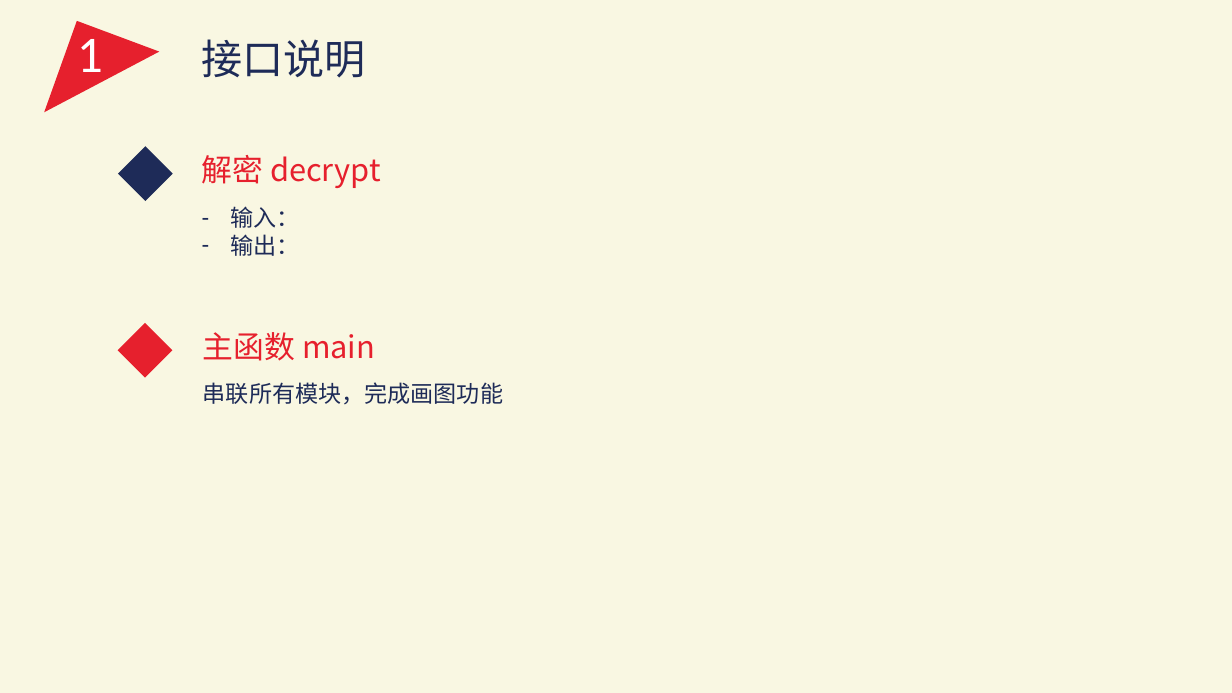
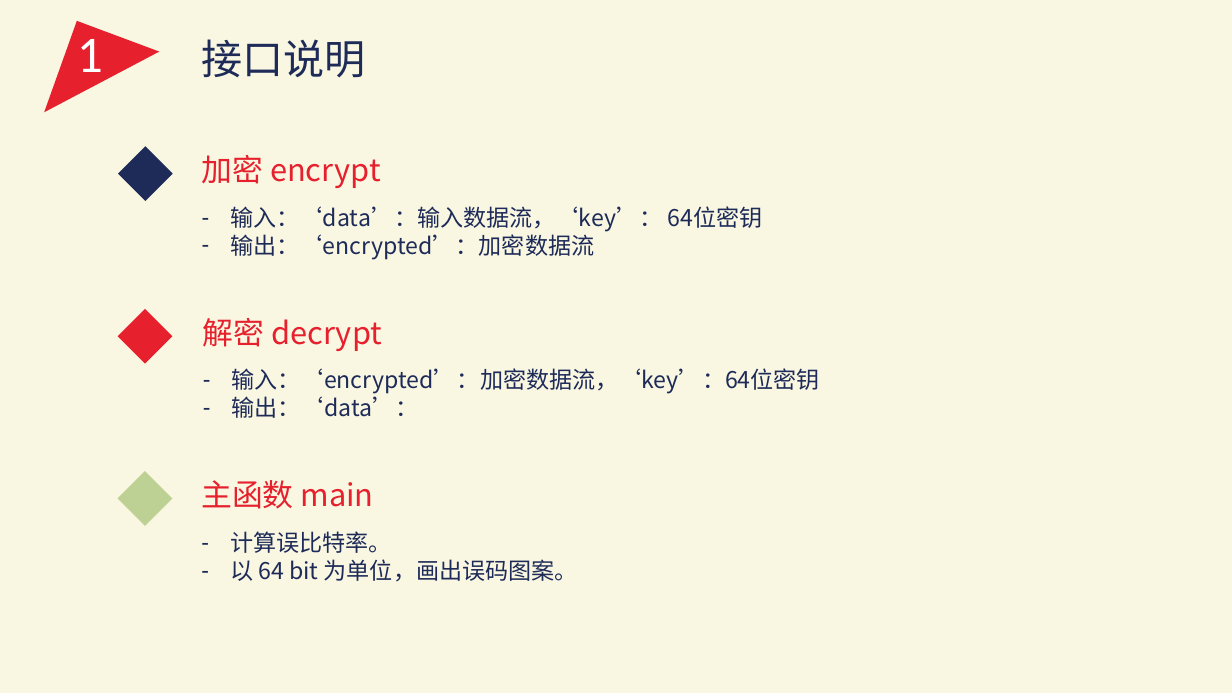
Before and after one commit to IntroductionOfCoding2015/encryption, a slide deck: slide 5 of PPT.pptx. Drawn at 1232x693 pixels with LibreOffice and Linux fonts; fonts in the diff are those of the drawing. Boxes give left, top, right and bottom in pixels: in the first picture for what was removed or moved away, otherwise in the second. Text is boxed around its words. In the diff, an @@ line names an element or a change of style, - is before the commit and + after.

```diff
--- a/PPT.pptx
+++ b/PPT.pptx
@@ text at (x1=202, y1=155, x2=763, y2=259): text changed; size 24 to 18 pt; text colour #E6202D to #1E2B58 @@
-解密 decrypt
-– 输入：
-– 输出：
+加密 encrypt
+– 输入：‘data’：输入数据流，‘key’： 64位密钥
+– 输出：‘encrypted’：加密数据流
@@ diamond moved from (x1=117, y1=323, x2=172, y2=377) to (x1=117, y1=309, x2=172, y2=363) @@
@@ text at (x1=203, y1=318, x2=820, y2=418): text changed @@
-主函数 main
-串联所有模块，完成画图功能
+解密 decrypt
+– 输入：‘encrypted’：加密数据流，‘key’：64位密钥
+– 输出：‘data’：
@@ diamond added at (x1=117, y1=471, x2=172, y2=526), fill #BDD194 @@
@@ text added at (x1=201, y1=480, x2=578, y2=582), 18 pt, text #1E2B58 @@
+主函数 main
+– 计算误比特率。
+– 以 64 bit 为单位，画出误码图案。
```
Also in this commit, not shown: 8 other slides changed, 2 slides added, 5 slides removed, 1 other file.
